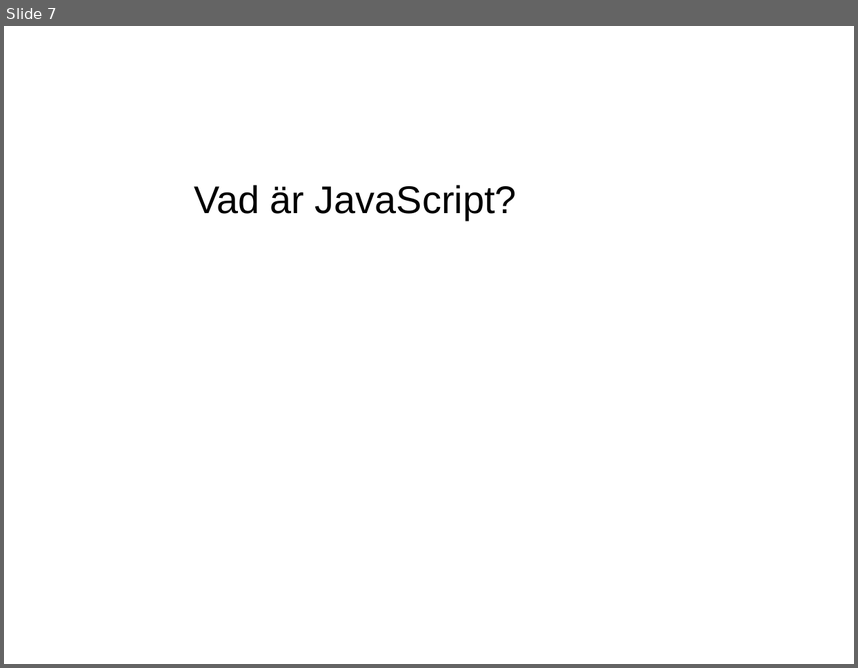
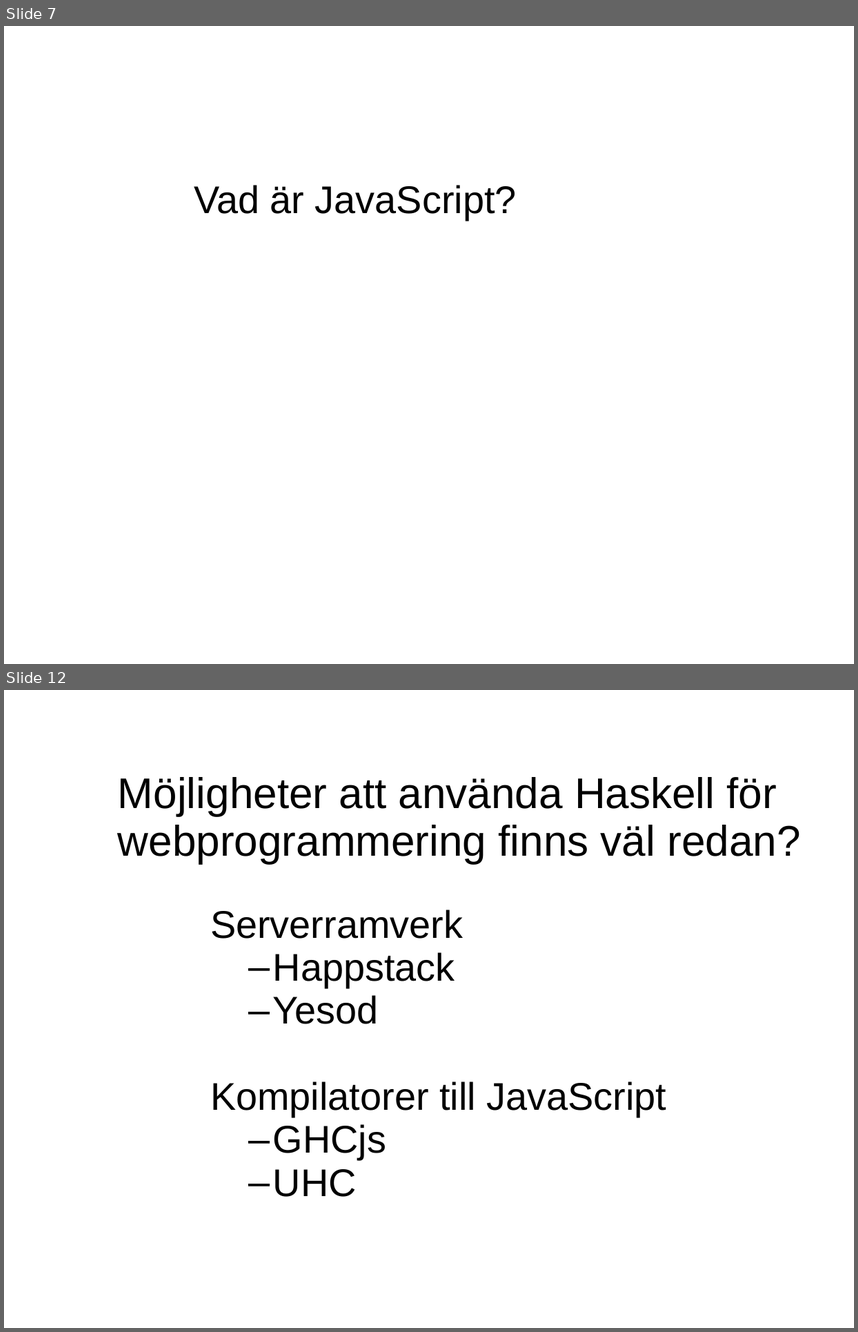
Before and after one commit to evilcandybag/JSHC, a slide deck: report/presentation.ppt. Shown one above the other, each under a label of ours: slide 7 before the commit, slides 7 and 12 after it; the slides between them are not shown. The pictures are 858x668 and 858x1332 pixels, drawn with LibreOffice and Linux fonts; fonts in the diff are those of the drawing. Boxes give left, top, right and bottom in pixels: in the first picture for what was removed or moved away, otherwise in the second. Text is boxed around its words. In the diff, an @@ line names an element or a change of style, - is before the commit and + after.

```diff
--- a/report/presentation.ppt
+++ b/report/presentation.ppt
@@ slide 12 added at (4, 690, 854, 1328), background #FFFFFF @@
@@ text added at (118, 777, 800, 864), 40 pt, text #000000 @@
+Möjligheter att använda Haskell för
+webprogrammering finns väl redan?
@@ text added at (210, 909, 666, 1196), 36 pt, text #000000 @@
+Serverramverk
+  – Happstack
+  – Yesod
+Kompilatorer till JavaScript
+  – GHCjs
+  – UHC
```
Also in this commit, not shown: 3 slides changed, 10 other slides added.
